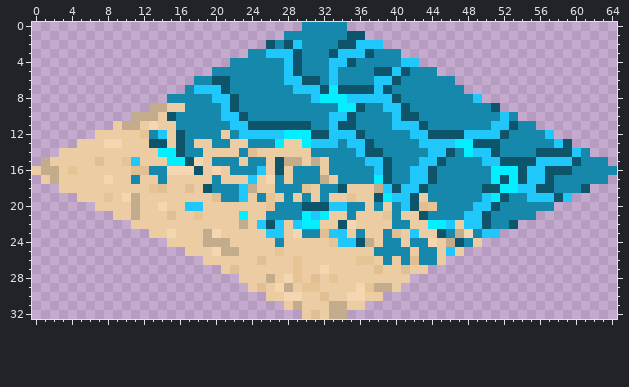
Sprite sheet, stored at source/core/assets/images/65x33_tiles/shorelineTopRight_night.png. Above is the file before it was changed.
The file is 65x33 pixels. Pixels under 10% opacity are left out.
Now the later version:
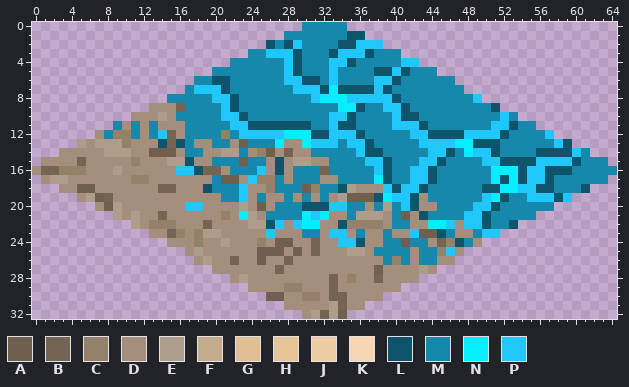
Palette (. is transparent): A #6f5f4f  B #746552  C #94816a  D #a58e7b  E #ae9d8a  F #c3ac8c  G #e1bf92  H #e7c496  J #eccca2  K #f6d6b0  L #0e556b  M #1588ab  N #05eeff  P #1fc7fa
The commit says: New version of the shorelines design added
The exact change:
y 9: x 13..16 FFJJ -> DDDB
y 10: x 11..15 FFFJL -> DDDED
y 11: x 9..16 JFFJKJJM -> MDMDMDDD
y 12: x 7..12 JJJJJH -> DMCCMD; x 15..16 JL -> BD; x 21 J -> C
y 13: x 5..13 JJJKKJJJL -> EDEEECDDD; x 15 J -> B; x 18..19 JJ -> DD; x 22..23 JJ -> DA; x 28..29 JJ -> DD
y 14: x 3..16 JJJJJJJJJJJNNL -> DDDDDEEEDDAAAD; x 19..22 JJJJ -> DDEE; x 24..30 GJJJJJJ -> DCADBDD
y 15: x 1..16 FJJJJJGJJHPJJJNN -> DDDDBDDDDDCDDDEE; x 18..19 KJ -> DD; x 23 J -> A; x 26 J -> D; x 28..32 FFJFJ -> DEEDD
y 16: x 0..17 JFFJHJJJJJJGGMMKKK -> DBBCCCDDDEDDDDDDPP; x 19..21 JKJ -> BBD; x 26 J -> D; x 28 J -> D; x 32 J -> B
y 17: x 1..19 JFJJJJJKJJMJJMJJJJJ -> DEEDDDDDDDCCDDDDDDD; x 21..23 JJJ -> AAD; x 25..26 JK -> CC; x 28 J -> D; x 32..33 FJ -> DD
y 18: x 3..18 JJJJJJJJJJHGJJGJ -> DDAADDDDDDDBBDDD; x 24..26 FJJ -> DDC; x 30..31 HJ -> AC; x 35..38 JJJF -> EDDD
y 19: x 5..20 JJJHJKFJJJJJJJJG -> DEABDDDDDDDDDDDD; x 24 J -> D; x 26..27 HJ -> DD; x 29 J -> D; x 31 J -> D; x 33..37 JJHJJ -> DEAAA; x 43 J -> D
y 20: x 7..16 JJJJFJJKJJ -> DAEDDDDDDD; x 19..26 JJJJJJJH -> DDDDEDAD; x 37 J -> D; x 39 J -> E; x 43..44 GH -> DD
y 21: x 9..22 JJFJJJGJJHJJJJ -> EDEDDBDDDDDDCD; x 24..25 JJ -> ED; x 33..34 JJ -> DD; x 36..39 JJJH -> EEED; x 41..42 JJ -> AD
y 22: x 11..25 JJJJJJJJJJJJFJP -> EDCCCDDDBDDDDEE; x 28 J -> D; x 32..33 JJ -> DD; x 35..39 KJJJJ -> CCCCD; x 42..43 JJ -> DD; x 47 J -> D
y 23: x 13..25 JJKJJJFKJJJJJ -> DDBCDCEEDDDDD; x 27..29 PJK -> DDD; x 32 G -> D; x 35 J -> D; x 37..38 JJ -> DD; x 40..41 GJ -> DD; x 43..44 JJ -> AA; x 47..48 FK -> DD
y 24: x 15..33 JJJJFFFJJJJJMJJJJJH -> DDDCDDEDDDCDAADDBDD; x 37..38 FJ -> DD; x 41 J -> A; x 44..46 KJF -> DBC; x 49 J -> D
y 25: x 17..37 JJJKFFJJJJHJJJJJJJJJJ -> DEDDDDDDAAADADBDDDEED; x 42 J -> D; x 45 J -> C; x 47 J -> D
y 26: x 18..38 .JJJJJJGJJJHJJJJJJHHJ -> DEDDBDDADDBDDDDDDDDDD; x 40 J -> C; x 42 G -> D; x 45..46 J. -> DD
y 27: x 20..44 .JGJJJJJJHJJKJJJJJGJJGJJ. -> DDDDDDDBDDDDDDDDDDADDDDED
y 28: x 22..42 .JJJFJKHJGJHJJJJJJJJ. -> DEDDDDDDDDDBDCDDBDDDD
y 29: x 24..40 JGJKFJHHJJJJKHFFJ -> DDDDCCDDDBDDDDDDD
y 30: x 26..38 JJKKJJGJJKKJJ -> AADDCCDBBDDDD
y 31: x 28..36 JFJJJFFJJ -> DDDDDEBDD
y 32: x 30..34 JGJFF -> DEBEA
Pixel boxes of the changes (left, top, right, bottom) in both pictures:
changed: (32, 103, 482, 319)
